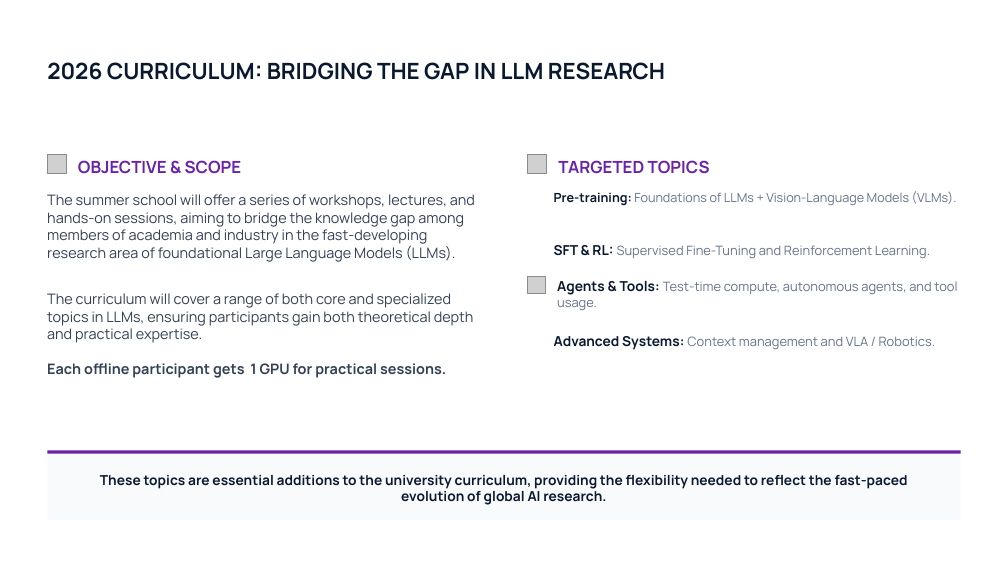
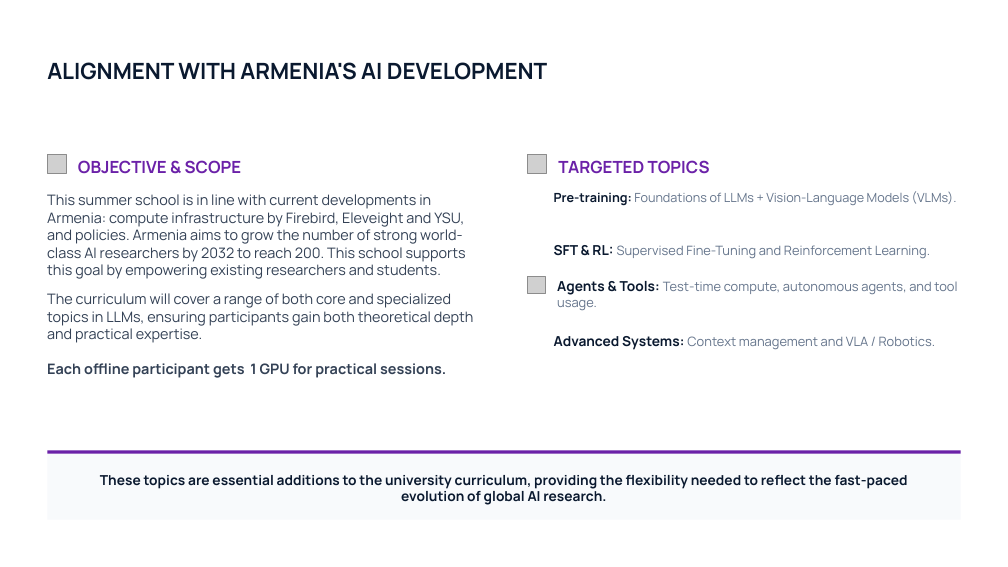
Before and after one commit to armllm/armllm.github.io, a slide deck: slide 2 of 2026/Armenia_LLM_Summer_School_2026 (2).pptx. Drawn at 1008x567 pixels with LibreOffice and Linux fonts; fonts in the diff are those of the drawing; grey boxes stand for pictures; background and template pictures are left out. Boxes give left, top, right and bottom in pixels: in the first picture for what was removed or moved away, otherwise in the second. Text is boxed around its words. In the diff, an @@ line names an element or a change of style, - is before the commit and + after.

```diff
--- a/2026/Armenia_LLM_Summer_School_2026 (2).pptx
+++ b/2026/Armenia_LLM_Summer_School_2026 (2).pptx
@@ text at [47,62,547,80]: text changed @@
-2026 CURRICULUM: BRIDGING THE GAP IN LLM RESEARCH
+ALIGNMENT WITH ARMENIA'S AI DEVELOPMENT
@@ text at [47,194,466,279]: text changed @@
-The summer school will offer a series of workshops, lectures, and hands-on sessions, aiming to bridge the knowledge gap among members of academia and industry in the fast-developing research area of foundational Large Language Models (LLMs).
+This summer school is in line with current developments in Armenia: compute infrastructure by Firebird, Eleveight and YSU, and policies. Armenia aims to grow the number of strong world-class AI researchers by 2032 to reach 200. This school supports this goal by empowering existing researchers and students.
```
Also in this commit, not shown: 3 other slides changed, 3 other files.
